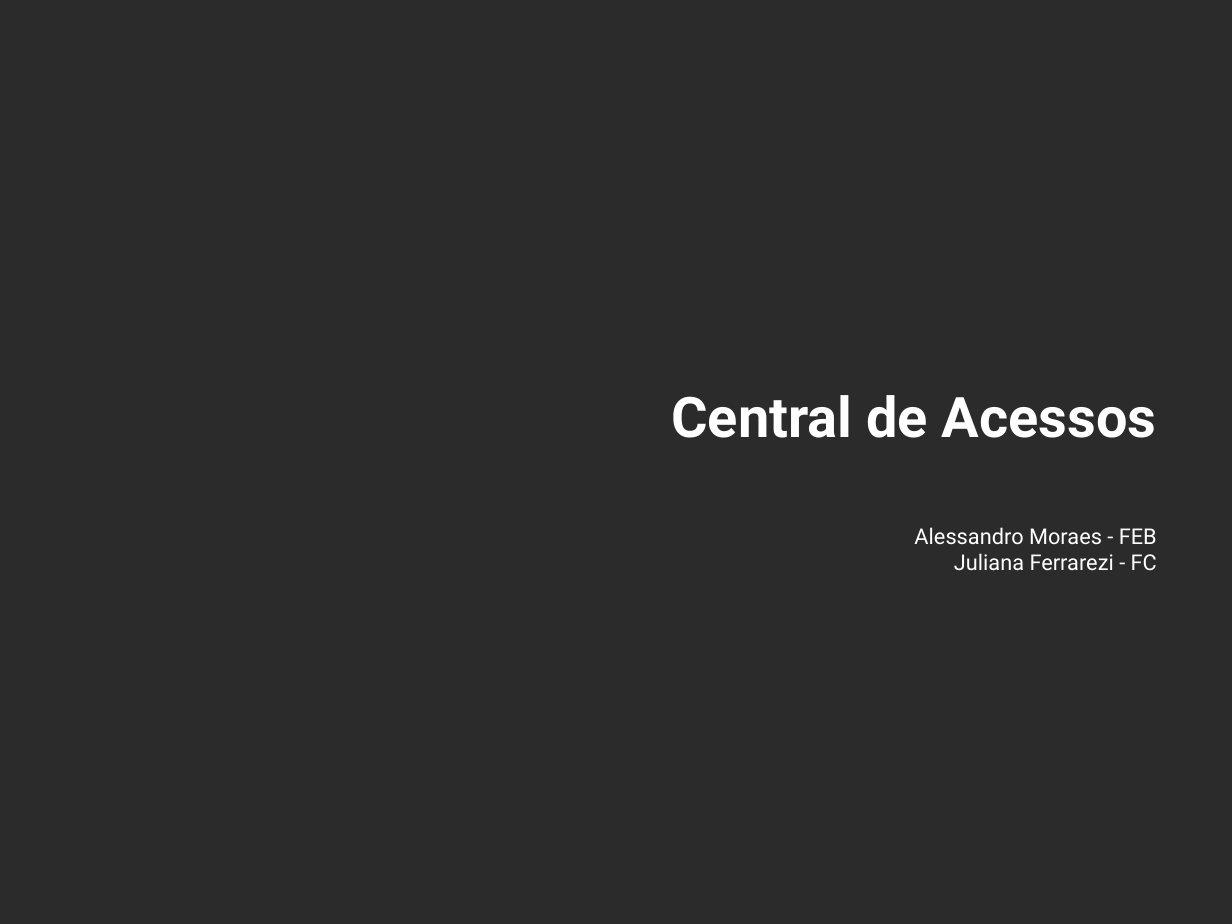
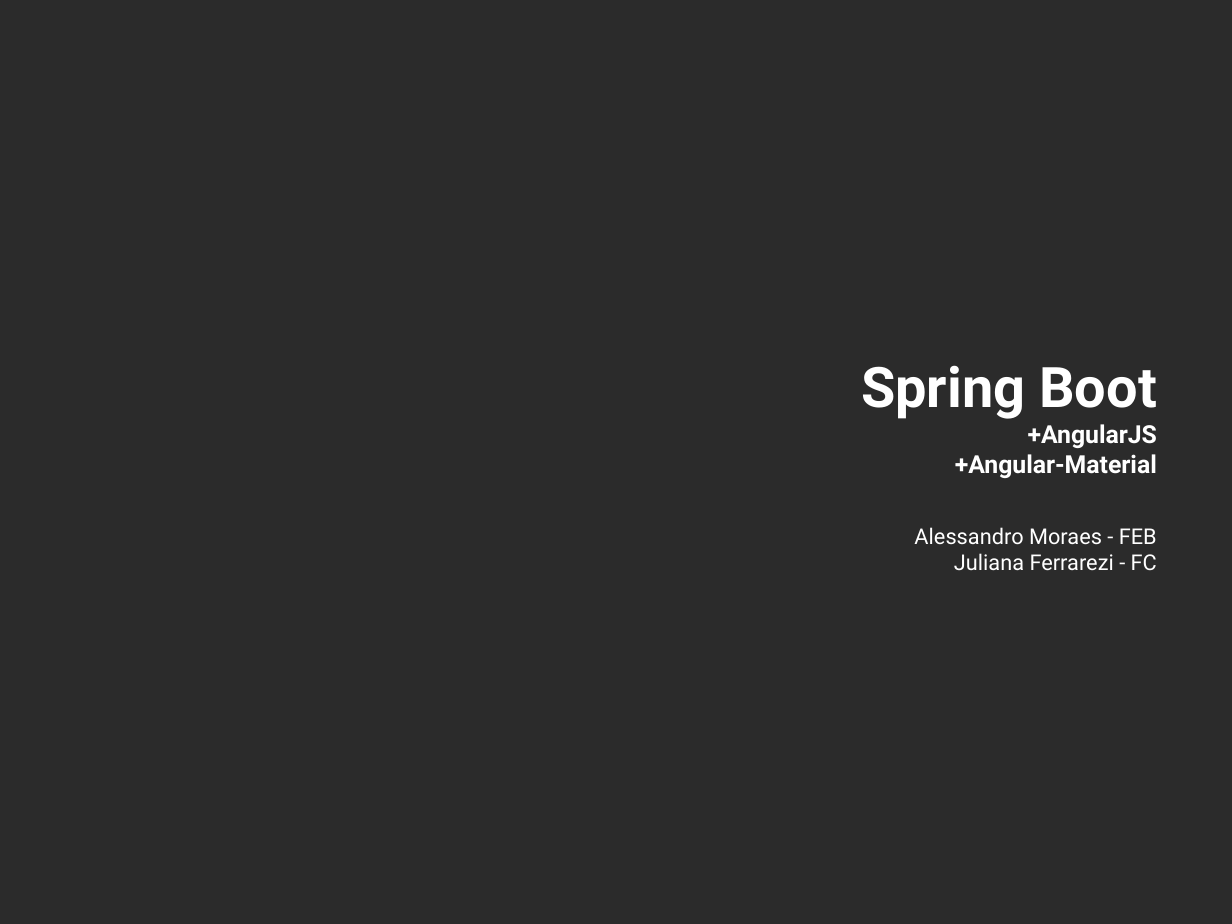
Before and after one commit to amoraes/spring-boot-unesp, a slide deck: slide 1 of etc/Apresentacao-InfoUnesp2016.odp. Drawn at 1232x924 pixels with LibreOffice and Linux fonts; fonts in the diff are those of the drawing; background and template pictures are left out; a plain dark background stands for a picture behind light text. Boxes give left, top, right and bottom in pixels: in the first picture for what was removed or moved away, otherwise in the second. Text is boxed around its words. In the diff, an @@ line names an element or a change of style, - is before the commit and + after.

```diff
--- a/etc/Apresentacao-InfoUnesp2016.odp
+++ b/etc/Apresentacao-InfoUnesp2016.odp
@@ title at bbox=[861, 365, 1157, 478]: text changed; size 36 to 16 pt @@
-Central de Acessos
+Spring Boot
++AngularJS
++Angular-Material
```
Also in this commit, not shown: 7 slides added, 14 slides removed.
